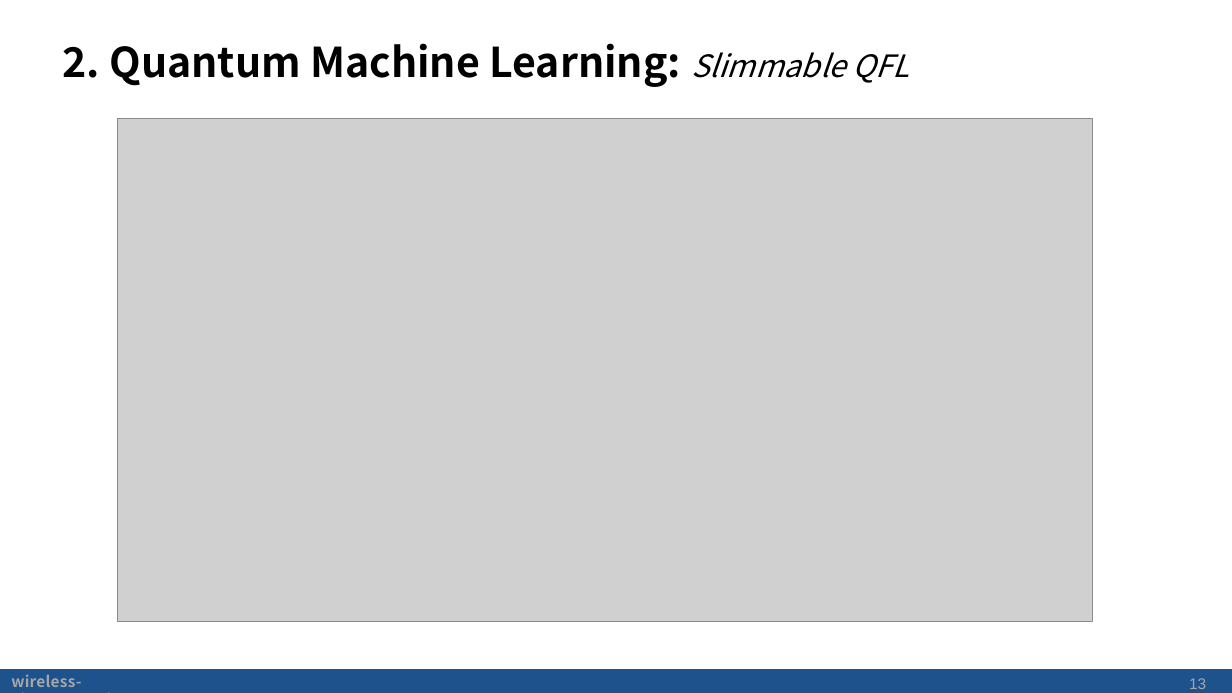
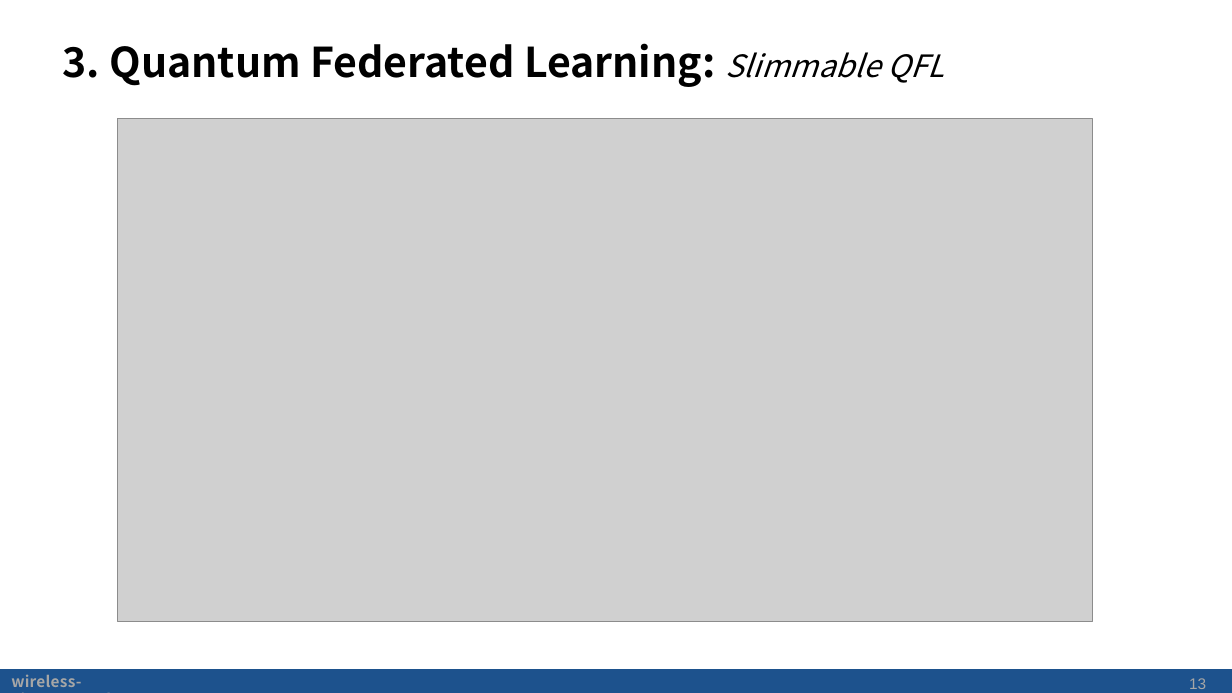
Before and after one commit to BINH2702/QFL-Present, a slide deck: slide 13 of Federated Learning- Nguyen Trong Binh (2).pptx. Drawn at 1232x693 pixels with LibreOffice and Linux fonts; fonts in the diff are those of the drawing; grey boxes stand for pictures; background and template pictures are left out. Boxes give left, top, right and bottom in pixels: in the first picture for what was removed or moved away, otherwise in the second. Text is boxed around its words. In the diff, an @@ line names an element or a change of style, - is before the commit and + after.

```diff
--- a/Federated Learning- Nguyen Trong Binh (2).pptx
+++ b/Federated Learning- Nguyen Trong Binh (2).pptx
@@ title at <box>62,43,944,87</box>: text changed @@
-2. Quantum Machine Learning: Slimmable QFL
+3. Quantum Federated Learning: Slimmable QFL
```
Also in this commit, not shown: 6 other slides changed, 1 slide added.
